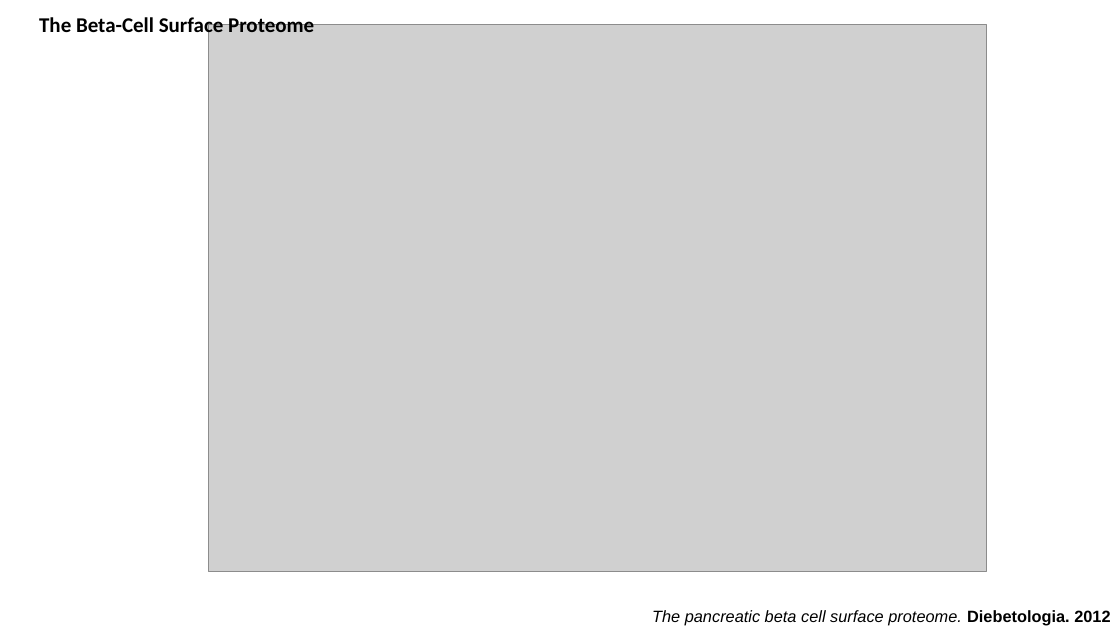
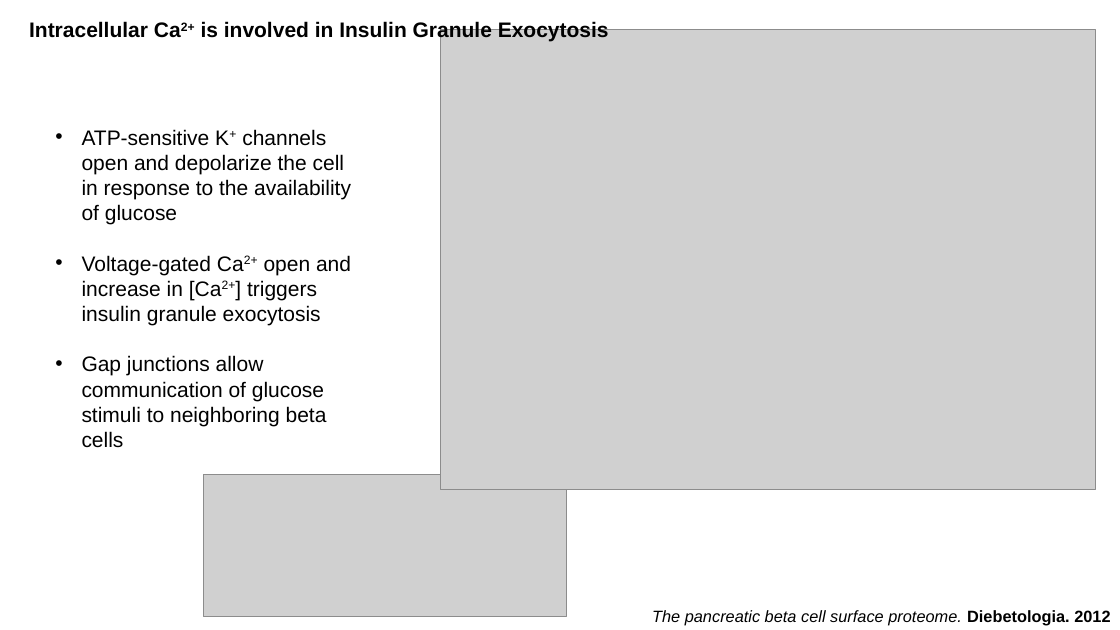
Before and after one commit to cwseitz/cwseitz.github.io-docs, a slide deck: slide 1 of docs/scherer-rotation-summary/scherer-rotation-summary.pptx. Drawn at 1120x630 pixels with LibreOffice and Linux fonts; fonts in the diff are those of the drawing; grey boxes stand for pictures. Boxes give left, top, right and bottom in pixels: in the first picture for what was removed or moved away, otherwise in the second. Text is boxed around its words. In the diff, an @@ line names an element or a change of style, - is before the commit and + after.

```diff
--- a/docs/scherer-rotation-summary/scherer-rotation-summary.pptx
+++ b/docs/scherer-rotation-summary/scherer-rotation-summary.pptx
@@ text at box(29, 21, 609, 42): text changed; font Calibri to Arial @@
-The Beta-Cell Surface Proteome
+Intracellular Ca2+ is involved in Insulin Granule Exocytosis
@@ picture: place and size @@
-picture at box(208, 24, 987, 571)
+picture at box(440, 29, 1096, 490)
@@ text added at box(82, 129, 351, 448), 18 pt, text #000000 @@
+• ATP-sensitive K+ channels open and depolarize the cell in response to the availability of glucose
+• Voltage-gated Ca2+ open and increase in [Ca2+] triggers insulin granule exocytosis
+• Gap junctions allow communication of glucose stimuli to neighboring beta cells
@@ picture added at box(203, 475, 566, 617) @@
```
Also in this commit, not shown: 1 other slide changed, 3 slides added, 2 slides removed, 2 other files.
